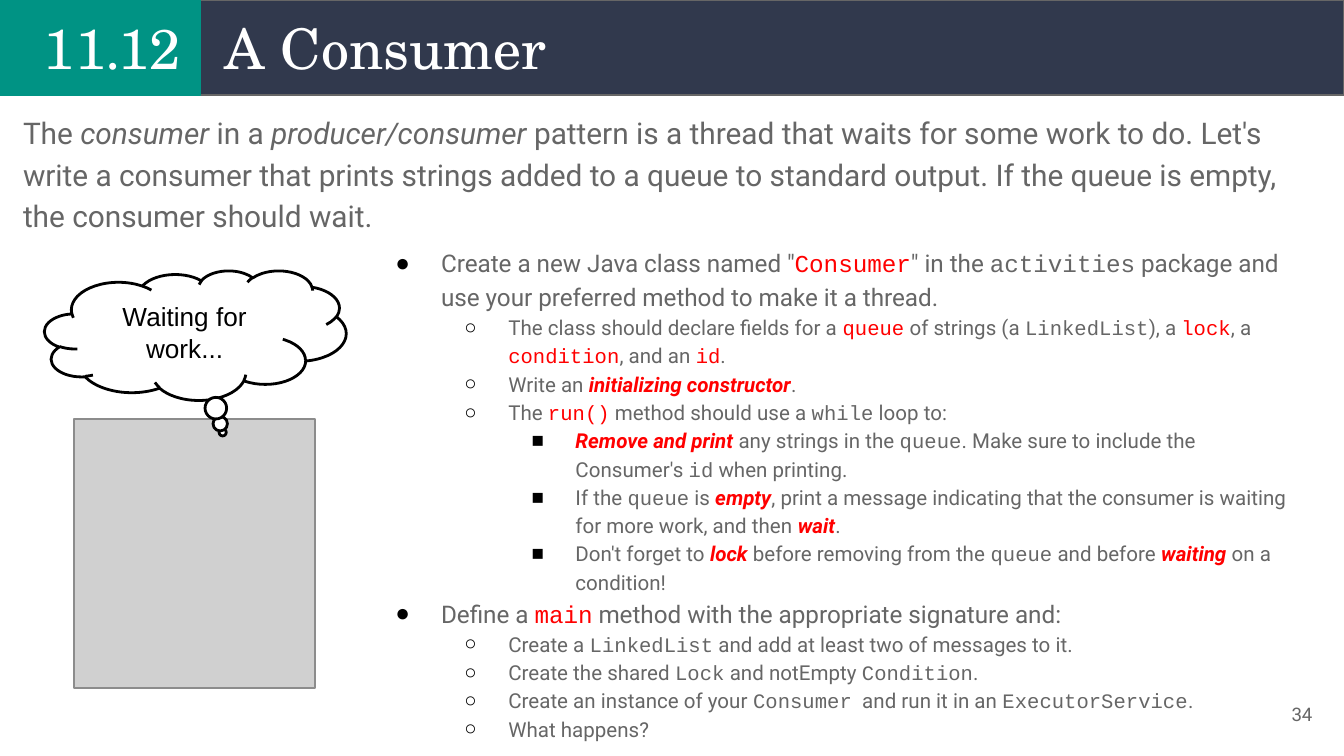
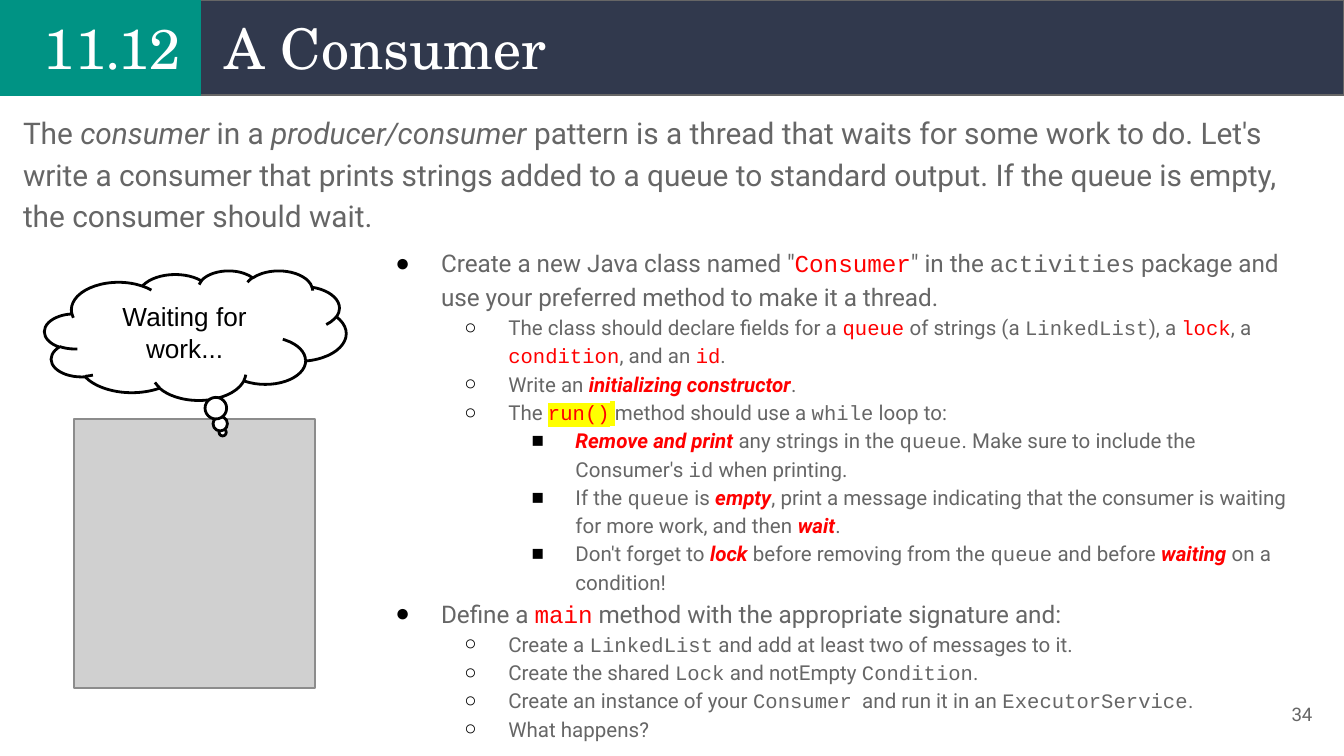
Before and after one commit to alam-tanweer/DailyFolder, a slide deck: slide 34 of CourseContent/Unit 11_Thread Cooperation/tanweer/11_ Thread Cooperation-ta.pptx. Drawn at 1344x756 pixels with LibreOffice and Linux fonts; fonts in the diff are those of the drawing; grey boxes stand for pictures. Boxes give left, top, right and bottom in pixels: in the first picture for what was removed or moved away, otherwise in the second. Text is boxed around its words. In the diff, an @@ line names an element or a change of style, - is before the commit and + after.

```diff
--- a/CourseContent/Unit 11_Thread Cooperation/tanweer/11_ Thread Cooperation-ta.pptx
+++ b/CourseContent/Unit 11_Thread Cooperation/tanweer/11_ Thread Cooperation-ta.pptx
@@ text at (508,404,947,425): highlight none to #FFFF00 in "run()" @@
```
Also in this commit, not shown: 7 other slides changed, 6 other files.
